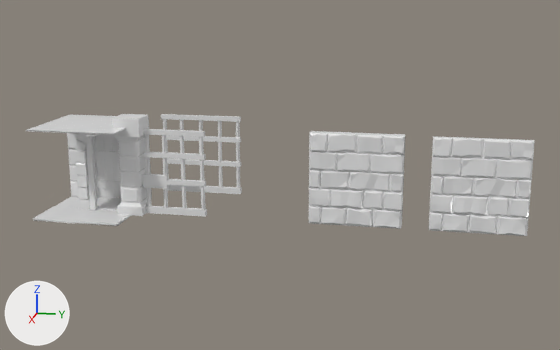
A saved change to the FBX model GoblinKing/Assets/GoblinKing/Models/assets.fbx.
One viewpoint serves both versions: a camera (50 mm lens) standing at (8.04, 2.8, 2.52) and looking at (-0.24, 1.14, 0.45). The axes (+X, +Y, +Z) are drawn at lower left. The lights are the same throughout.

Names of what the first picture shows: 'BrickWall1', 'BrickWallHole1', 'BrickWallOnesided1', 'CellDoor1', 'CellWall1', 'DoorFrame1', 'Pillar1', 'StoneTileGround1', 'WoodenDoor1', 'WoodenRoof1', 'WoodenSupport1'.
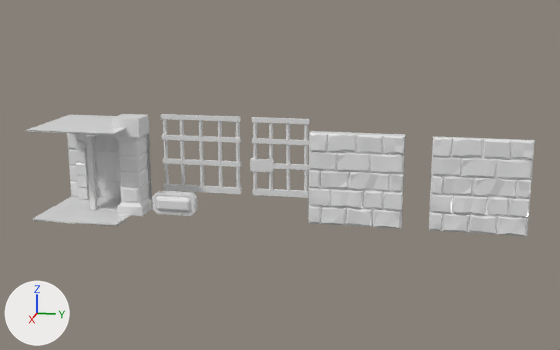
Changed parts and their boxes [x1, y1, x2, y2] in the pictures (560 x 350 px):
'CellDoor1', moved
    before: [143, 129, 207, 217]
    after: [250, 117, 310, 198]
'LightGem', added
    after: [156, 196, 192, 213]
'LightGemHolder', added
    after: [152, 191, 198, 216]

Edits to the bpy script that builds the scene:
```text
Add me_lightgemholder:
    me_lightgemholder.from_pydata(...)  # 112 vertices, 85 faces; spans x 0.0..0.095, y -0.247..0.247, z 0.016..0.265
    me_lightgemholder.materials.append(mat_previewmaterial)  # white #e7e7e7
Add me_lightgem:
    me_lightgem.from_pydata(...)  # 20 vertices, 17 faces; spans x 0.091..0.128, y -0.208..0.208, z 0.055..0.226
    me_lightgem.materials.append(mat_previewmaterial)  # white #e7e7e7
Change ob_celldoor1:
    ob_celldoor1.location: (0.0, 0.0, 0.0) -> (-1.0, 1.0, 0.0)
Add ob_lightgemholder:
    ob_lightgemholder = bpy.data.objects.new('LightGemHolder', me_lightgemholder)
    ob_lightgemholder.location = (0.0, 0.0, 0.0)
Add ob_lightgem:
    ob_lightgem = bpy.data.objects.new('LightGem', me_lightgem)
    ob_lightgem.location = (0.0, 0.0, 0.0)
```
